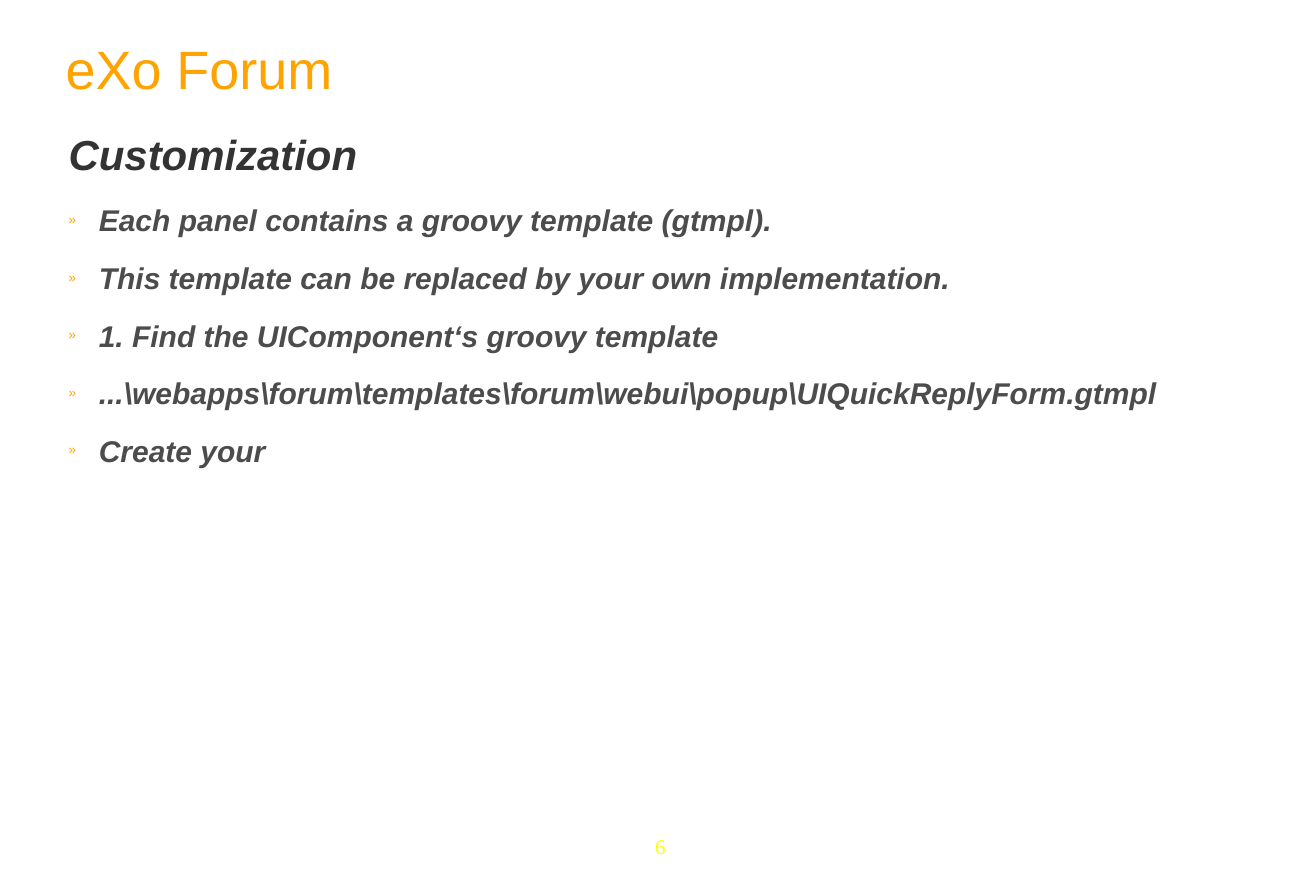
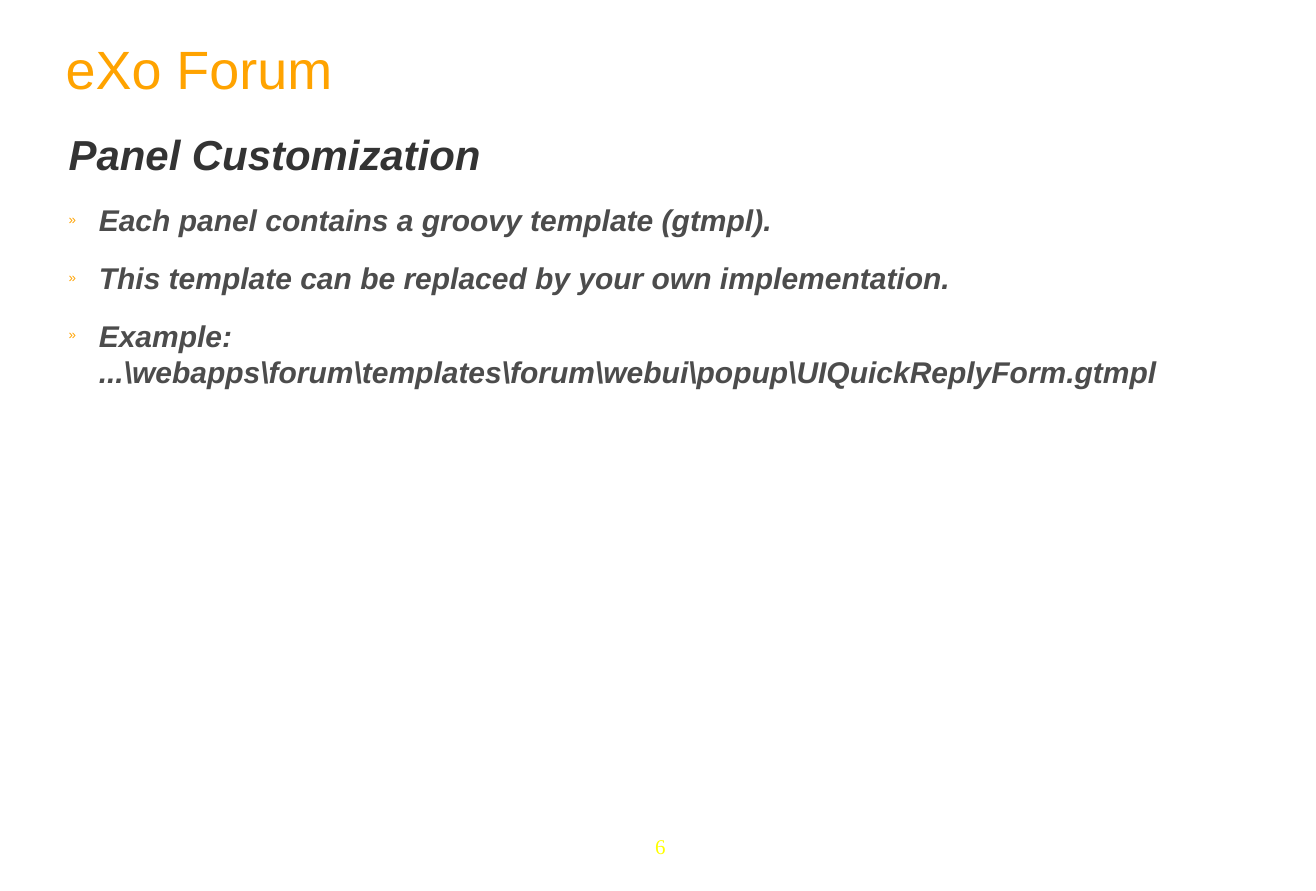
Before and after one commit to anhvurz90/training, a slide deck: slide 6 of slides/exo-developer/en/330-Knowledge-XDev-en.ppt. Drawn at 1316x891 pixels with LibreOffice and Linux fonts; fonts in the diff are those of the drawing; background and template pictures are left out. Boxes give left, top, right and bottom in pixels: in the first picture for what was removed or moved away, otherwise in the second. Text is boxed around its words. In the diff, an @@ line names an element or a change of style, - is before the commit and + after.

```diff
--- a/slides/exo-developer/en/330-Knowledge-XDev-en.ppt
+++ b/slides/exo-developer/en/330-Knowledge-XDev-en.ppt
@@ text at (x1=69, y1=139, x2=480, y2=171): text changed @@
-Customization
+Panel Customization
@@ text at (x1=99, y1=325, x2=1156, y2=388): text changed @@
-» 1. Find the UIComponent‘s groovy template
-» ...\webapps\forum\templates\forum\webui\popup\UIQuickReplyForm.gtmpl
-» Create your
+» Example:
+  ...\webapps\forum\templates\forum\webui\popup\UIQuickReplyForm.gtmpl
```
Also in this commit, not shown: 2 other files.
